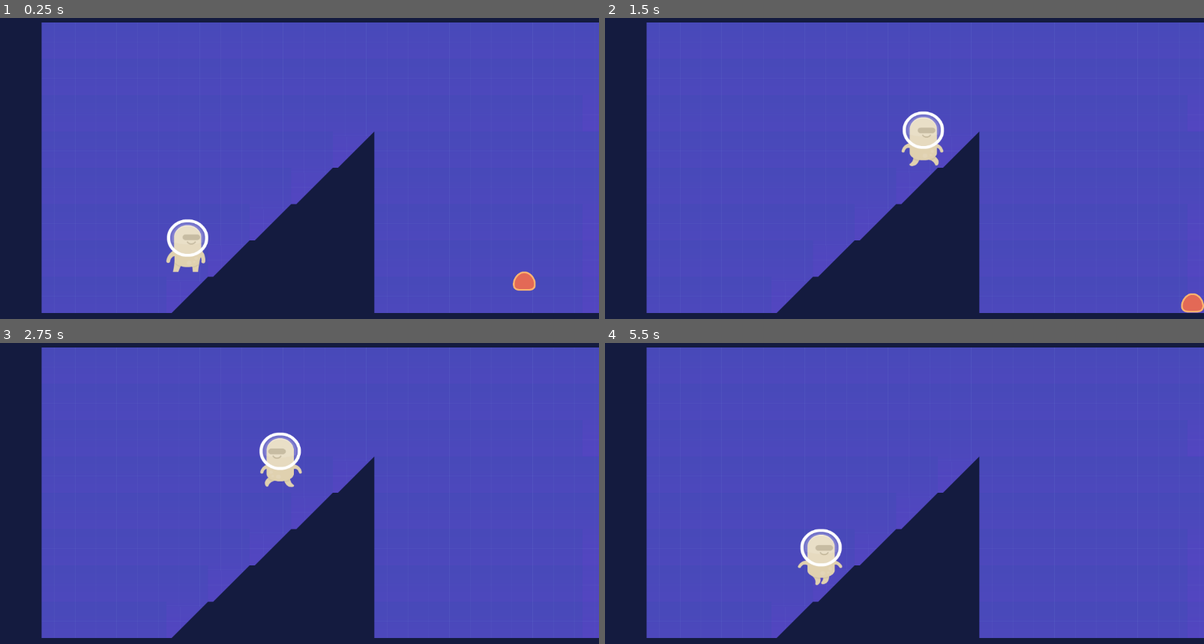
Above: before the commit, frames 1-4 (two rows, left to right).
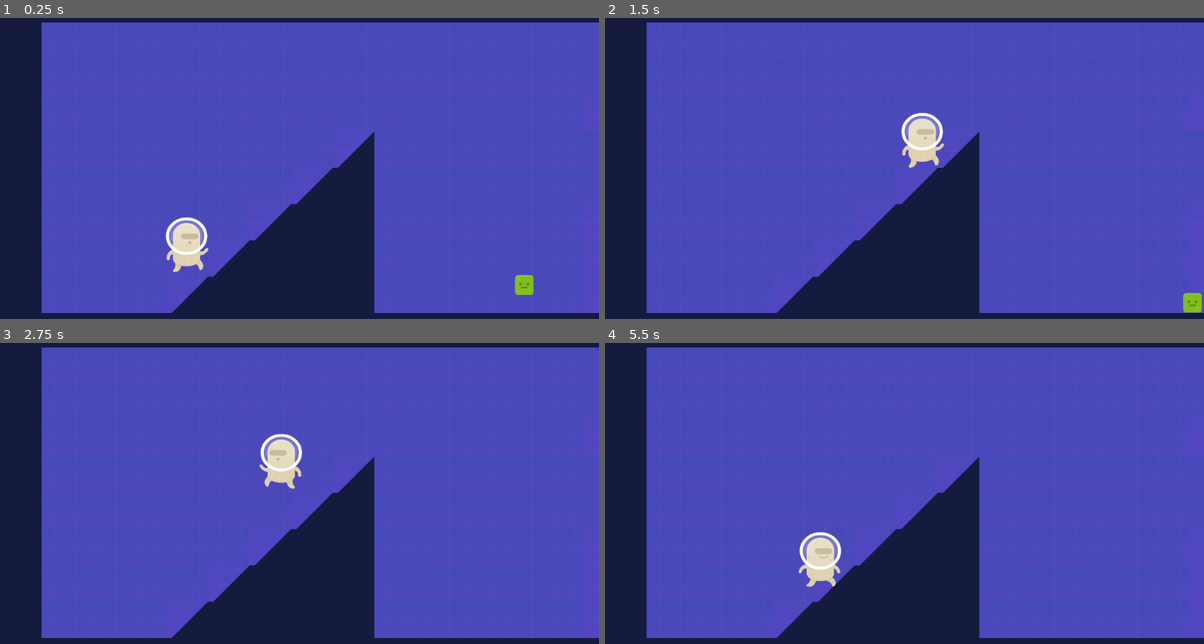
Above: after the commit, the same moments.

Repository: Ladzsz/ladPlatformer
Game: Godot game, scene res://src/Levels/Level1.tscn
The game is run twice, just before and just after one commit, with the same random seed, the same clock (stepped at 60 frames per second) and the same inputs.
Inputs:
- Up to frame 1 (0.25 s): no input
- Up to frame 2 (1.5 s): tap Enter (ui_accept) at 0.5, 0.6, 0.77, 1.07, 1.35 s; hold Right (ui_right) from 0.53 s (still down)
- Up to frame 3 (2.75 s): tap Enter (ui_accept) at 1.52, 1.82, 2.1 s; release Right (ui_right) at 2.03 s; hold Left (ui_left) from 2.03 s (still down)
- Up to frame 4 (5.5 s): tap Enter (ui_accept) at 2.85, 3.02, 3.32, 3.6, 3.77, 4.07, 4.35, 4.52, 4.82, 5.1 s; release Left (ui_left) at 4.28 s; hold Right (ui_right) from 4.28 s (still down)

The runs differ from the first frame. In frame 1, 0.7% of the frame differs, in the area x 27-90%, y 66-93%; in frame 2, 0.6%; in frame 3, 0.4%; in frame 4, 0.6%.

Commit message:
fixed player and basic enemyu hitboxes

Diff:
--- a/project.godot
+++ b/project.godot
@@ -20,6 +20,7 @@
 enemies=""
 pitDeath=""
 death_screen=""
+enemyHead=""
 
 [physics]
 
--- a/src/Characters/Hero.tscn
+++ b/src/Characters/Hero.tscn
@@ -9,10 +9,10 @@
 [ext_resource type="Texture2D" uid="uid://bv6qr6cq31m3f" path="res://newassets/kenney_platformer-pack-redux/PNG/Players/128x256/Beige/alienBeige_walk2.png" id="5_cqarb"]
 
 [sub_resource type="RectangleShape2D" id="RectangleShape2D_ei1ut"]
-size = Vector2(18, 29.166668)
+size = Vector2(17.666664, 28.166668)
 
-[sub_resource type="RectangleShape2D" id="RectangleShape2D_033i3"]
-size = Vector2(18.667, 38.833)
+[sub_resource type="RectangleShape2D" id="RectangleShape2D_vuohq"]
+size = Vector2(19.666666, 30.333334)
 
 [sub_resource type="SpriteFrames" id="SpriteFrames_vuohq"]
 animations = [{
@@ -54,34 +54,10 @@
 
 [sub_resource type="Animation" id="Animation_vuohq"]
 length = 0.001
-tracks/0/type = "value"
-tracks/0/imported = false
-tracks/0/enabled = true
-tracks/0/path = NodePath("Area2D/CollisionShape2D:shape:size")
-tracks/0/interp = 1
-tracks/0/loop_wrap = true
-tracks/0/keys = {
-"times": PackedFloat32Array(0),
-"transitions": PackedFloat32Array(1),
-"update": 0,
-"values": [Vector2(18.667, 38.833)]
-}
 
 [sub_resource type="Animation" id="Animation_fixp7"]
 resource_name = "duck"
 length = 0.1
-tracks/0/type = "value"
-tracks/0/imported = false
-tracks/0/enabled = true
-tracks/0/path = NodePath("Area2D/CollisionShape2D:shape:size")
-tracks/0/interp = 1
-tracks/0/loop_wrap = true
-tracks/0/keys = {
-"times": PackedFloat32Array(0, 0.1),
-"transitions": PackedFloat32Array(1, 1),
-"update": 0,
-"values": [Vector2(18.667, 38.833), Vector2(18.667, 19.417)]
-}
 
 [sub_resource type="AnimationLibrary" id="AnimationLibrary_vjw1a"]
 _data = {
@@ -89,26 +65,32 @@
 &"duck": SubResource("Animation_fixp7")
 }
 
+[sub_resource type="RectangleShape2D" id="RectangleShape2D_fixp7"]
+size = Vector2(18.999994, 2.5000002)
+
 [node name="Node2D" type="Node2D" unique_id=1984496537]
 
 [node name="Hero" type="CharacterBody2D" parent="." unique_id=630310517 groups=["pitDeath"]]
 position = Vector2(90, -137)
 scale = Vector2(3, 3)
-collision_mask = 3
+collision_layer = 2
+collision_mask = 5
 script = ExtResource("1_ei1ut")
 
 [node name="CollisionShape2D" type="CollisionShape2D" parent="Hero" unique_id=1638423963]
-position = Vector2(52.333336, 5.416668)
+position = Vector2(52.500015, 4.916668)
 shape = SubResource("RectangleShape2D_ei1ut")
+debug_color = Color(0.50541544, 3.85046e-07, 0.2900922, 0.41960785)
 
-[node name="Area2D" type="Area2D" parent="Hero" unique_id=300986151]
+[node name="main hitbox" type="Area2D" parent="Hero" unique_id=300986151]
 position = Vector2(-0.33333206, 0)
-collision_layer = 0
-collision_mask = 2
+collision_layer = 2
+collision_mask = 4
 
-[node name="CollisionShape2D" type="CollisionShape2D" parent="Hero/Area2D" unique_id=1699052409]
-position = Vector2(52.666668, 2.916668)
-shape = SubResource("RectangleShape2D_033i3")
+[node name="CollisionShape2D" type="CollisionShape2D" parent="Hero/main hitbox" unique_id=876186418]
+position = Vector2(52.83334, 3.833332)
+shape = SubResource("RectangleShape2D_vuohq")
+debug_color = Color(0.7436938, 0.46455193, 0, 0.41960785)
 
 [node name="Camera2D" type="Camera2D" parent="Hero" unique_id=418353753]
 limit_left = -1120
@@ -171,12 +153,21 @@
 position = Vector2(52, -9.666672)
 scale = Vector2(0.2539063, 0.23046876)
 sprite_frames = SubResource("SpriteFrames_vuohq")
-animation = &"idle"
+animation = &"walk"
 
 [node name="AnimationPlayer" type="AnimationPlayer" parent="Hero" unique_id=769280182]
 libraries/ = SubResource("AnimationLibrary_vjw1a")
 
-[connection signal="body_entered" from="Hero/Area2D" to="Hero" method="_on_area_2d_body_entered"]
-[connection signal="body_exited" from="Hero/Area2D" to="Hero" method="_on_area_2d_body_exited"]
+[node name="jump stomp" type="Area2D" parent="Hero" unique_id=1792235675]
+collision_layer = 2
+collision_mask = 4
+
+[node name="CollisionShape2D" type="CollisionShape2D" parent="Hero/jump stomp" unique_id=876462571]
+position = Vector2(52.500015, 18.416668)
+shape = SubResource("RectangleShape2D_fixp7")
+
+[connection signal="body_entered" from="Hero/main hitbox" to="Hero" method="_on_area_2d_body_entered"]
 [connection signal="pressed" from="Hero/CanvasLayer/Control/respawn" to="Hero/CanvasLayer/Control" method="_on_respawn_pressed"]
 [connection signal="pressed" from="Hero/CanvasLayer/Control/quit" to="Hero/CanvasLayer/Control" method="_on_quit_pressed"]
+[connection signal="area_entered" from="Hero/jump stomp" to="Hero" method="_on_jump_stomp_area_entered"]
+[connection signal="body_entered" from="Hero/jump stomp" to="Hero" method="_on_jump_stomp_body_entered"]
--- a/src/Characters/grunts.tscn
+++ b/src/Characters/grunts.tscn
@@ -1,35 +1,78 @@
 [gd_scene format=3 uid="uid://dfow60uh0dsv5"]
 
-[ext_resource type="Texture2D" uid="uid://csmjcc3vl0non" path="res://assets/enemy.png" id="1_7a2gn"]
 [ext_resource type="Script" uid="uid://dofgoo03i1pl6" path="res://src/Characters/grunts.gd" id="1_ibh7n"]
+[ext_resource type="Texture2D" uid="uid://0logmo30nr4e" path="res://newassets/kenney_platformer-pack-redux/PNG/Enemies/slimeBlock_dead.png" id="2_pjtqo"]
+[ext_resource type="Texture2D" uid="uid://d2nqfipti4soa" path="res://newassets/kenney_platformer-pack-redux/PNG/Enemies/slimeBlock.png" id="3_f1yk7"]
+[ext_resource type="Texture2D" uid="uid://dadf3nvw0yuh" path="res://newassets/kenney_platformer-pack-redux/PNG/Enemies/slimeBlock_move.png" id="4_p3bce"]
 
 [sub_resource type="RectangleShape2D" id="RectangleShape2D_ibh7n"]
-size = Vector2(34, 29)
+size = Vector2(34, 31)
 
 [sub_resource type="RectangleShape2D" id="RectangleShape2D_gstte"]
-size = Vector2(34, 29)
+size = Vector2(34, 32)
+
+[sub_resource type="SpriteFrames" id="SpriteFrames_vc17m"]
+animations = [{
+"frames": [{
+"duration": 1.0,
+"texture": ExtResource("2_pjtqo")
+}],
+"loop": true,
+"name": &"dead",
+"speed": 5.0
+}, {
+"frames": [{
+"duration": 1.0,
+"texture": ExtResource("3_f1yk7")
+}],
+"loop": true,
+"name": &"idle",
+"speed": 5.0
+}, {
+"frames": [{
+"duration": 1.0,
+"texture": ExtResource("4_p3bce")
+}],
+"loop": true,
+"name": &"walk",
+"speed": 5.0
+}]
+
+[sub_resource type="RectangleShape2D" id="RectangleShape2D_pjtqo"]
+size = Vector2(32, 3)
 
 [node name="Node2D" type="Node2D" unique_id=25196000]
 
 [node name="grunts" type="CharacterBody2D" parent="." unique_id=1048911769 groups=["enemies", "pitDeath"]]
 position = Vector2(264, 119)
-collision_layer = 2
+collision_layer = 4
+collision_mask = 3
 script = ExtResource("1_ibh7n")
 
-[node name="grunt" type="Sprite2D" parent="grunts" unique_id=1432150159]
-position = Vector2(1.5258789e-05, 0)
-scale = Vector2(0.40740734, 0.4032258)
-texture = ExtResource("1_7a2gn")
-
 [node name="RayCast2D" type="RayCast2D" parent="grunts" unique_id=984294588]
-position = Vector2(16.9, 0)
+position = Vector2(15, 0)
 
 [node name="CollisionShape2D" type="CollisionShape2D" parent="grunts" unique_id=2094696815]
-position = Vector2(0, 5)
+position = Vector2(0, 11.5)
 shape = SubResource("RectangleShape2D_ibh7n")
 
 [node name="hitbox" type="Area2D" parent="grunts" unique_id=1841916283]
+collision_layer = 4
+collision_mask = 2
 
 [node name="CollisionShape2D" type="CollisionShape2D" parent="grunts/hitbox" unique_id=604840913]
-position = Vector2(0, 4.5)
+position = Vector2(0, 9)
 shape = SubResource("RectangleShape2D_gstte")
+
+[node name="AnimatedSprite2D" type="AnimatedSprite2D" parent="grunts" unique_id=1616573783]
+scale = Vector2(0.390625, 0.4140625)
+sprite_frames = SubResource("SpriteFrames_vc17m")
+animation = &"idle"
+
+[node name="head hurtbox" type="Area2D" parent="grunts" unique_id=30743745 groups=["enemyHead"]]
+collision_layer = 4
+collision_mask = 2
+
+[node name="CollisionShape2D" type="CollisionShape2D" parent="grunts/head hurtbox" unique_id=1452623857]
+position = Vector2(0, -9.5)
+shape = SubResource("RectangleShape2D_pjtqo")
--- a/src/Characters/hero.gd
+++ b/src/Characters/hero.gd
@@ -19,49 +19,45 @@
 
 	velocity.x = Input.get_axis("ui_left", "ui_right") * baseSpeed.x
 
-	# Handle Jump if on floor.
+	# Handle Jump
 	if Input.is_action_just_pressed("ui_accept") and is_on_floor():
-		$AnimatedSprite2D.play("jump")
 		velocity.y = JUMP_VELOCITY
-	elif not is_on_floor():
-		$AnimatedSprite2D.play("jump")
 
-	#walk animation
-	if not is_ducking:
-		if abs(velocity.x) > 0:
-			$AnimatedSprite2D.play("walk")
-		else:
-			$AnimatedSprite2D.play("idle")
-
+	# Flip sprite
 	if velocity.x < 0:
 		$AnimatedSprite2D.flip_h = true
 	elif velocity.x > 0:
 		$AnimatedSprite2D.flip_h = false
 
-	#duck animation
+	# Duck input
 	if Input.is_action_pressed("ui_down") and is_on_floor():
 		if not is_ducking:
 			is_ducking = true
-			$AnimatedSprite2D.play("duck")
 			$AnimationPlayer.play("duck")
 	else:
 		if is_ducking:
 			is_ducking = false
 			$AnimationPlayer.play_backwards("duck")
-			$AnimatedSprite2D.play("idle")
 
+	# Animations
+	if not is_on_floor():
+		$AnimatedSprite2D.play("jump")
+	elif is_ducking:
+		$AnimatedSprite2D.play("duck")
+	elif abs(velocity.x) > 0:
+		$AnimatedSprite2D.play("walk")
+	else:
+		$AnimatedSprite2D.play("idle")
 
+#players damage box
+func _on_area_2d_body_entered(body: Node2D) -> void:
+	if body.is_in_group("enemies") and velocity.y <= 0:
+			take_damage(100)
 
-
-#checking if enemies colided with player body
-func _on_area_2d_body_entered(body: Node2D) -> void:
-	if body.is_in_group("enemies"):
-		#hurt enemy if above
-		if global_position.y < body.global_position.y - 10 and velocity.y > -100:
-			body.take_damage(100)
-			velocity.y = -200
-		else:
-			take_damage(100)
+func _on_jump_stomp_area_entered(area: Area2D) -> void:
+	if area.is_in_group("enemyHead") and velocity.y >= 0:
+		area.get_parent().take_damage(100)
+		velocity.y = -250
 
 func _physics_process(delta: float) -> void:
 	getInput()
